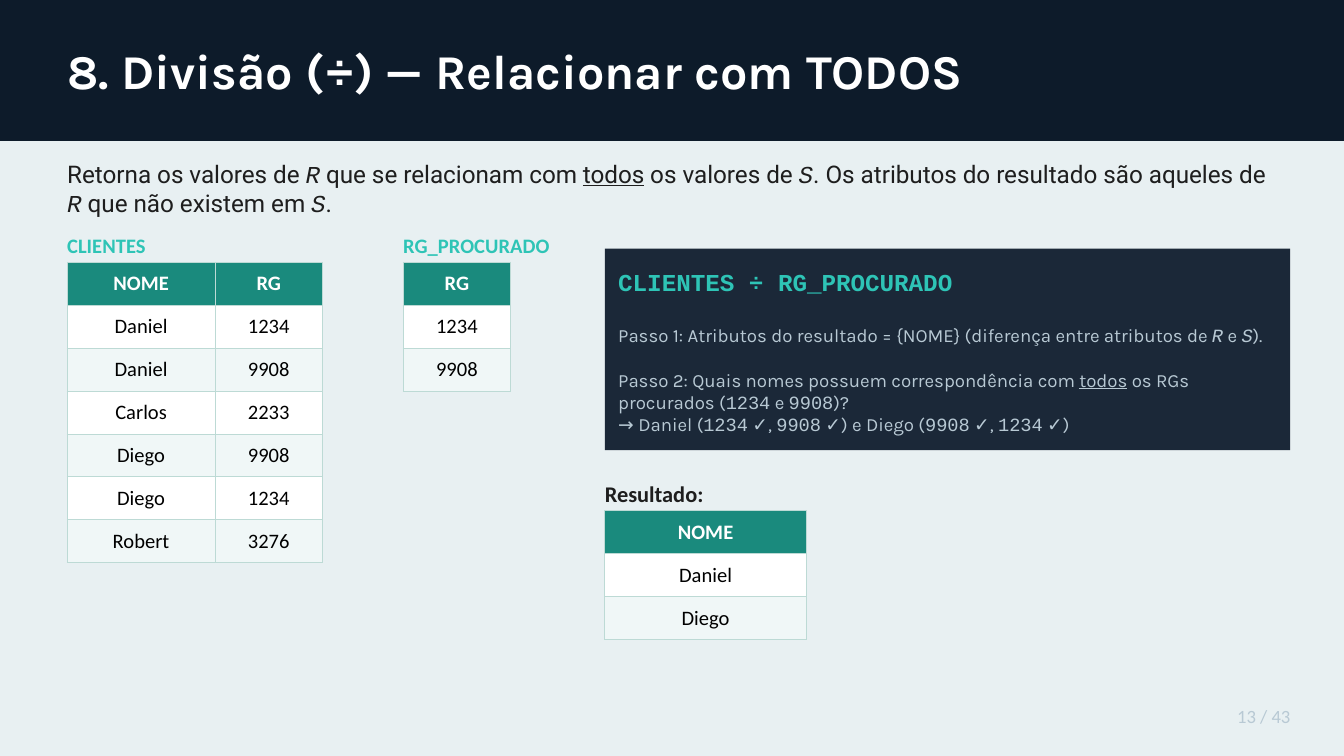
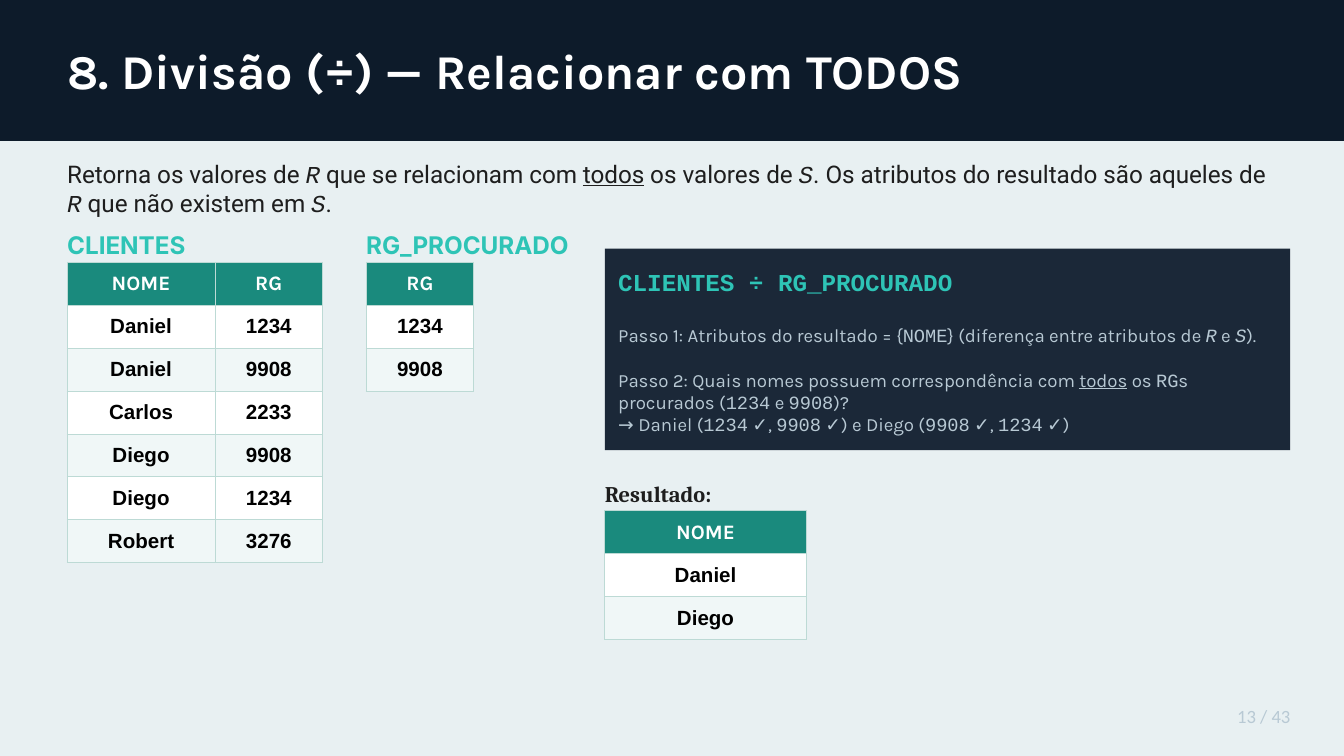
Before and after one commit to patrickaraujo/disc_BD, a slide deck: slide 15 of ARQ09/Bloco1/Algebra_Relacional_Teoria_e_Exercicios_v2.odp. Drawn at 1344x756 pixels with LibreOffice and Linux fonts; fonts in the diff are those of the drawing. Boxes give left, top, right and bottom in pixels: in the first picture for what was removed or moved away, otherwise in the second. Text is boxed around its words. In the diff, an @@ line names an element or a change of style, - is before the commit and + after.

```diff
--- a/ARQ09/Bloco1/Algebra_Relacional_Teoria_e_Exercicios_v2.odp
+++ b/ARQ09/Bloco1/Algebra_Relacional_Teoria_e_Exercicios_v2.odp
@@ text "CLIENTES" at bbox=[67, 236, 185, 255]: size 11 to 13 pt, font Calibri to Inter @@
@@ text "RG_PROCURADO" at bbox=[366, 236, 568, 257]: size 11 to 13 pt, font Calibri to Inter @@
@@ text "RG_PROCURADO": place and size @@
-text "RG_PROCURADO" at bbox=[403, 239, 549, 256]
+text "RG_PROCURADO" at bbox=[366, 236, 568, 257]
@@ table at bbox=[67, 262, 323, 563] @@
@@ font Calibri to Karla in "NOME", "RG" @@
@@ font Calibri to Arial, bold on @@
@@ table: place and size @@
-table at bbox=[403, 262, 511, 391]
+table at bbox=[366, 262, 473, 391]
@@ table at bbox=[366, 262, 473, 391] @@
@@ font Calibri to Karla in "RG" @@
@@ font Calibri to Arial, bold on in "1234", "9908" @@
@@ text at bbox=[618, 328, 1256, 414]: font Karla to Courier New in "{NOME}", "RGs" @@
@@ text "Resultado:" at bbox=[605, 486, 712, 502]: font Calibri to Cambria @@
@@ table at bbox=[605, 511, 806, 640] @@
@@ font Calibri to Karla in "NOME" @@
@@ font Calibri to Arial, bold on in "Daniel", "Diego" @@
```
Also in this commit, not shown: 11 other slides changed, 1 other file.
